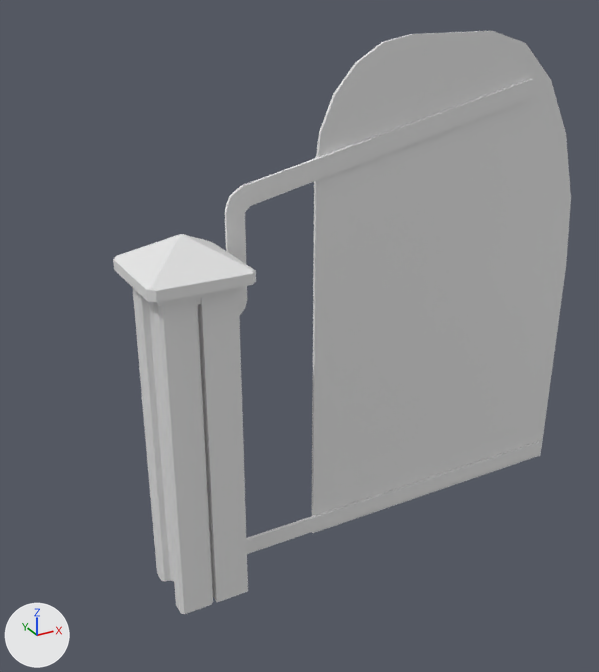
What one commit did to the OBJ model models/lms_post_rail_backplate_top.obj.
Rendered twice from a camera (50 mm lens) standing at (-0.15, -2.24, 1.55) and looking at (0.84, -0.44, 0.65). Every picture has the same lights, and +X, +Y and +Z are marked at lower left. Where no turn or scale is listed for an object, it has been applied to the vertices.

In view in the first picture: 'backplate_railpost_top_Cube.031'.
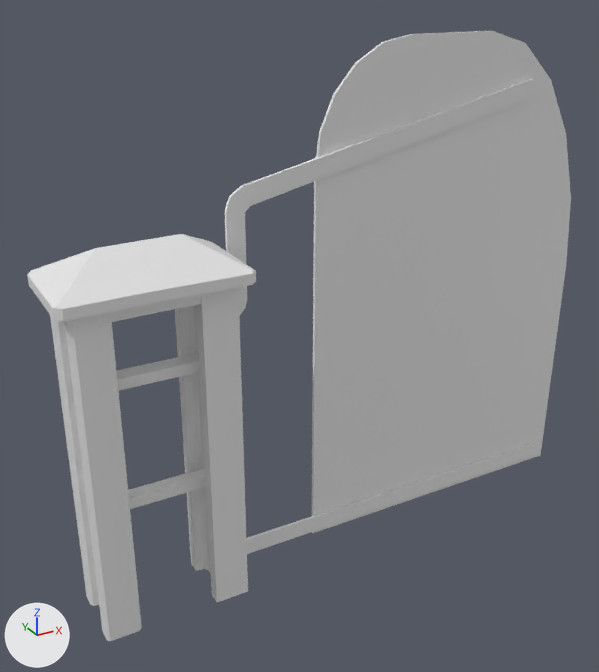
Boxes [x1, y1, x2, y2] around the edits, measured in the pictures (599 x 672 px):
'backplate_railpost_top_Cube.031', reshaped (19% wider)
    before: [113, 31, 571, 614]
    after: [27, 31, 571, 641]
part 1 of me_backplate_railpost_top_cube_031, added
    after: [128, 468, 206, 509]
part 2 of me_backplate_railpost_top_cube_031, added
    after: [117, 353, 200, 391]
part 3 of me_backplate_railpost_top_cube_031, built on
    before: [113, 234, 213, 614]
    after: [27, 234, 181, 641]

The edits, one by one:
me_backplate_railpost_top_cube_031 is used by ob_backplate_railpost_top_cube_031; location (0.0, 0.0, 0.0).
me_backplate_railpost_top_cube_031 had 229 vertices, 424 faces and spanned x 0.37..1.825, y -0.633..-0.367, z -0.025..1.405.
me_backplate_railpost_top_cube_031 now has 267 vertices, 492 faces and spans x 0.17..1.825, y -0.633..-0.367, z -0.025..1.405.
me_backplate_railpost_top_cube_031 part 1: a new loose piece, a 5-sided cylinder along x spanning x 0.225..0.575, y -0.52..-0.475, z 0.31..0.357, in mat_post (white #e7e7e7).
me_backplate_railpost_top_cube_031 part 2: a new loose piece, a 5-sided cylinder along x spanning x 0.225..0.575, y -0.52..-0.475, z 0.643..0.69, in mat_post (white #e7e7e7).
Part 3, on me_backplate_railpost_top_cube_031:
3 vertices are removed from x 0.37, y -0.618..-0.382, z 0.899..0.925.
22 faces are deleted.
40 vertices in x 0.404..0.496, y -0.595..-0.405, z 0.0..0.889 move by (-0.2, 0.0, 0.0).
7 vertices are added at x 0.17..0.211, y -0.633..-0.367, z 0.855..0.922.
14 new vertices lie (-0.2, 0.0, -0.004) away from vertices in x 0.37..0.5, y -0.633..-0.367, z 0.878..1.0.
58 new faces join them.
